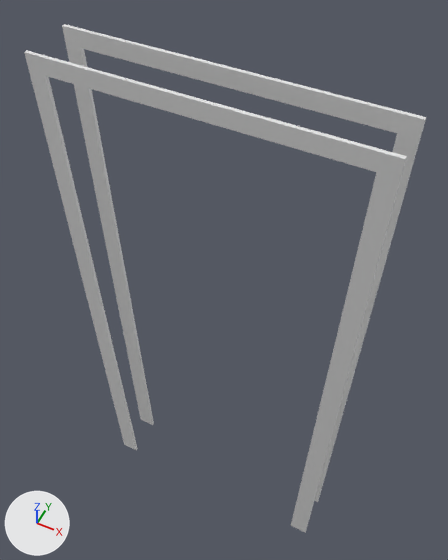
What one commit did to the Blender file assets/Entry Door Frames/_Sample/Door Frame Square.blend.
Camera for both pictures: a camera (50 mm lens) standing at (1.15, -1.14, 3.0) and looking at (0.45, 0.25, 1.25). Lighting does not change. The marker at lower left points along +X, +Y and +Z.

Names of what the first picture shows: 'Door Frame'.
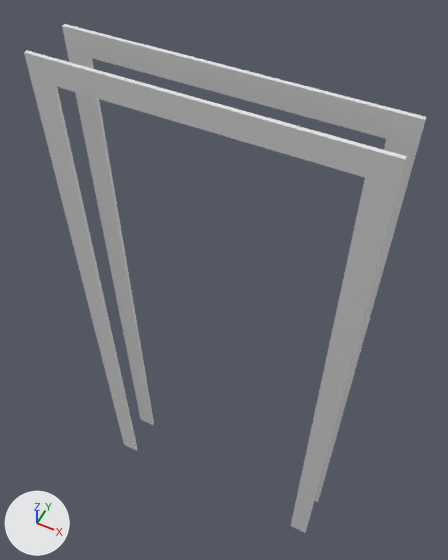
Commit message: Fixing taper issue with default square door frame

Boxes [x1, y1, x2, y2] around the edits, measured in the pictures (448 x 560 px):
'Door Frame', reshaped, turned: [24, 24, 426, 533] in both

Diff of the bpy script that builds the scene:
```diff
--- a/assets/Entry Door Frames/_Sample/Door Frame Square.blend.py
+++ b/assets/Entry Door Frames/_Sample/Door Frame Square.blend.py
@@ cu_beziercircle @@
 _sp = cu_beziercircle.splines.new('BEZIER'); _sp.bezier_points.add(3)
-_sp.bezier_points.foreach_set('co', [0.0, 0.000136, 0.0, 0.0, 0.0112, 0.0, 0.0762, 0.0112, 0.0, 0.0762, 0.000136, 0.0])
-_sp.bezier_points.foreach_set('handle_left', [0.0254, 0.000136, 0.0, 0.0, 0.0075, 0.0, 0.0508, 0.0112, 0.0, 0.0762, 0.00382, 0.0])
-_sp.bezier_points.foreach_set('handle_right', [0.0, 0.00382, 0.0, 0.0254, 0.0112, 0.0, 0.0762, 0.0075, 0.0, 0.0508, 0.000136, 0.0])
+_sp.bezier_points.foreach_set('co', [-0.0762, -0.0126, 0.0, -0.0762, 0.0, 0.0, 0.0, 0.0, 0.0, 0.0, -0.0126, 0.0])
+_sp.bezier_points.foreach_set('handle_left', [-0.0508, -0.0126, 0.0, -0.0762, -0.00419, 0.0, -0.0254, 0.0, 0.0, 0.0, -0.00838, 0.0])
+_sp.bezier_points.foreach_set('handle_right', [-0.0762, -0.00838, 0.0, -0.0508, 0.0, 0.0, 0.0, -0.00419, 0.0, -0.0254, -0.0126, 0.0])
 for _p, _l, _r in zip(_sp.bezier_points, ['VECTOR', 'VECTOR', 'VECTOR', 'VECTOR'], ['VECTOR', 'VECTOR', 'VECTOR', 'VECTOR']): _p.handle_left_type = _l; _p.handle_right_type = _r
@@ cu_beziercurve @@
 cu_beziercurve = bpy.data.curves.new('BezierCurve', 'CURVE')
-cu_beziercurve.dimensions = '3D'
+cu_beziercurve.dimensions = '2D'
 _sp = cu_beziercurve.splines.new('BEZIER'); _sp.bezier_points.add(3)
-_sp.bezier_points.foreach_set('co', [0.0, 0.0, 0.0, 0.0, 0.0, 2.184, 1.016, 0.0, 2.184, 1.016, 0.0, 0.0])
-_sp.bezier_points.foreach_set('handle_left', [0.0, 0.0, -0.728, 0.0, 0.0, 1.456, 0.677, 0.0, 2.184, 1.016, 0.0, 0.728])
-_sp.bezier_points.foreach_set('handle_right', [0.0, 0.0, 0.728, 0.339, 0.0, 2.184, 1.016, 0.0, 1.456, 1.016, 0.0, -0.728])
+_sp.bezier_points.foreach_set('co', [0.0, 0.0, 0.0, 0.0, -2.184, 0.0, 1.016, -2.184, 0.0, 1.016, 0.0, 0.0])
+_sp.bezier_points.foreach_set('handle_left', [0.0, 0.728, 0.0, 0.0, -1.456, 0.0, 0.677, -2.184, 0.0, 1.016, -0.728, 0.0])
+_sp.bezier_points.foreach_set('handle_right', [0.0, -0.728, 0.0, 0.339, -2.184, 0.0, 1.016, -1.456, 0.0, 1.016, 0.728, 0.0])
 for _p, _l, _r in zip(_sp.bezier_points, ['VECTOR', 'VECTOR', 'VECTOR', 'VECTOR'], ['VECTOR', 'VECTOR', 'VECTOR', 'VECTOR']): _p.handle_left_type = _l; _p.handle_right_type = _r
@@ cu_beziercurve @@
 cu_beziercurve.bevel_mode = 'OBJECT'
-cu_beziercurve.fill_mode = 'FULL'
 cu_beziercurve.bevel_object = ob_frame_profile
@@ ob_door_frame @@
 ob_door_frame.location = (0.0, 0.0, 0.0)
+ob_door_frame.rotation_euler = (-1.571, 0.0, 0.0)  # degrees (-90, 0, 0)
 _m = ob_door_frame.modifiers.new('Mirror', 'MIRROR')
```
